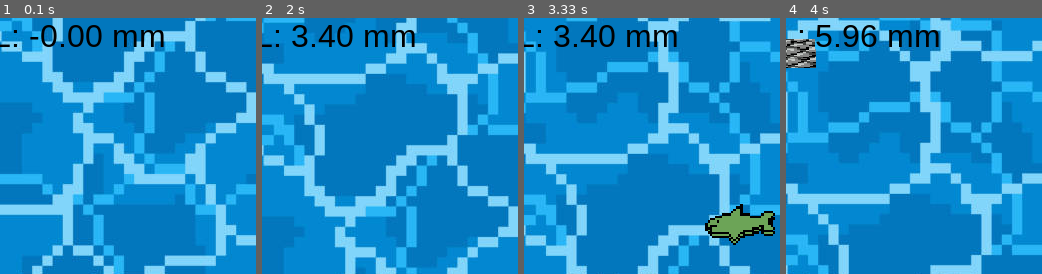
Above: before the commit, frames 1-4 (left to right).
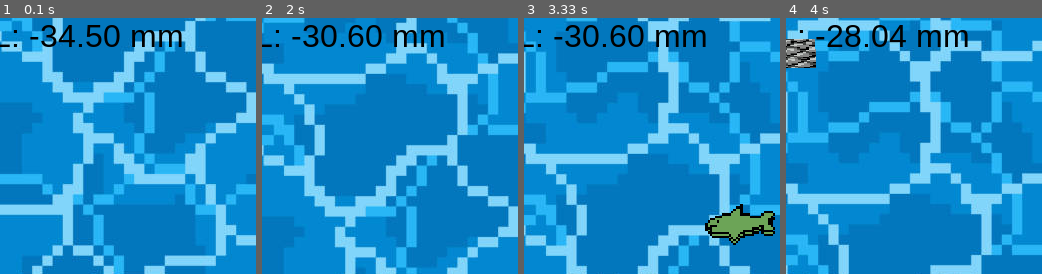
Above: after the commit, the same moments.

Repository: JeremyTubongbanua/nasa-space-apps-2023
Game: pygame game, started from platformer/game.py
Same seed, same stepped clock (60 frames per second), same inputs: the game is played once before the commit and once after it.
Inputs:
- Up to frame 1 (0.1 s): no input
- Up to frame 2 (2 s): hold Right 0.33-0.8 s; hold Up 0.83-1.13 s; hold Right 1.17-1.63 s; hold Left from 1.67 s (still down)
- Up to frame 3 (3.33 s): release Left at 2.2 s; hold Down 2.23-2.53 s; hold Left 2.57-2.97 s; hold Up from 3 s (still down)
- Up to frame 4 (4 s): release Up at 3.37 s; hold Right from 3.4 s (still down)
The pictures show only the part of the screen within x 16-65%, y 0-50%; the shares and areas given below are measured in that part.

The runs differ from the first frame. In frame 1, 1.9% of the frame differs, in the area x 16-72%, y 2-12%; in frame 2, 2.5%, in the area x 11-72%, y 2-12%; in frame 3, 2.5%; in frame 4, 2.5%.

Commit message:
remove poop

Diff:
--- a/platformer/game.py
+++ b/platformer/game.py
@@ -38,7 +38,7 @@
         years.append(1993 + i)
     current_year_index = 0
     current_water_level_index = 0
-    current_water_level = water_levels[current_water_level_index] + 34.5
+    current_water_level = water_levels[current_water_level_index]
 
     # platforms
     # (count, x)
@@ -236,17 +236,6 @@
         for tile in tiles:
             tile.tick(HEIGHT)
 
-        t = 'GMSL: %.2f mm' % current_water_level
-        text.tick(str(t))
-        if text.counter >= text.frequency:
-            current_water_level_index = current_water_level_index + 1
-            if current_water_level_index >= len(water_levels):
-                break
-            current_water_level = water_levels[current_water_level_index] + 34
-
-        print(str(years[current_water_level_index]))
-        text2.tick(str(years[current_water_level_index]))
-
         # draw everything
         draw_tiles_background(window, tiles)
         draw_water_level(window, text)
@@ -271,6 +260,17 @@
             if platform.rect.y > HEIGHT:
                 platforms.remove(platform)
 
+        t = 'GMSL: %.2f mm' % current_water_level
+        text.tick(str(t))
+        if text.counter >= text.frequency:
+            current_water_level_index = current_water_level_index + 1
+            if current_water_level_index >= len(water_levels):
+                break
+            current_water_level = water_levels[current_water_level_index]
+
+        print(str(years[current_water_level_index]))
+        text2.tick(str(years[current_water_level_index]))
+
         player.draw(window)
 
         # Get the state of all keys (continuous input)
